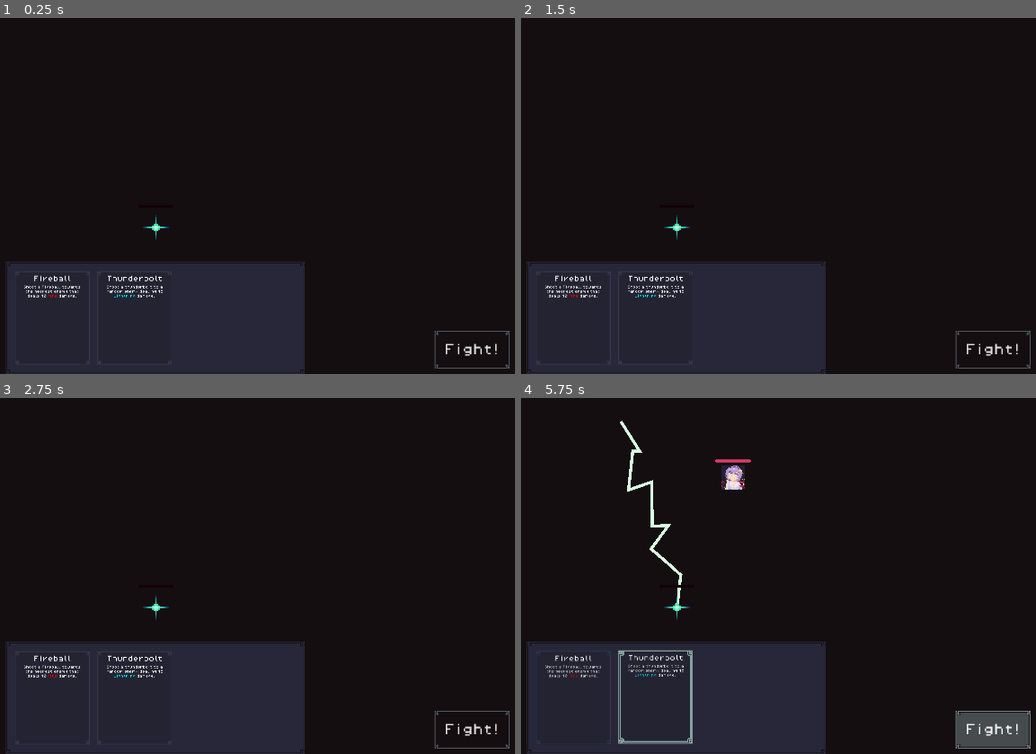
Above: before the commit, frames 1-4 (two rows, left to right).
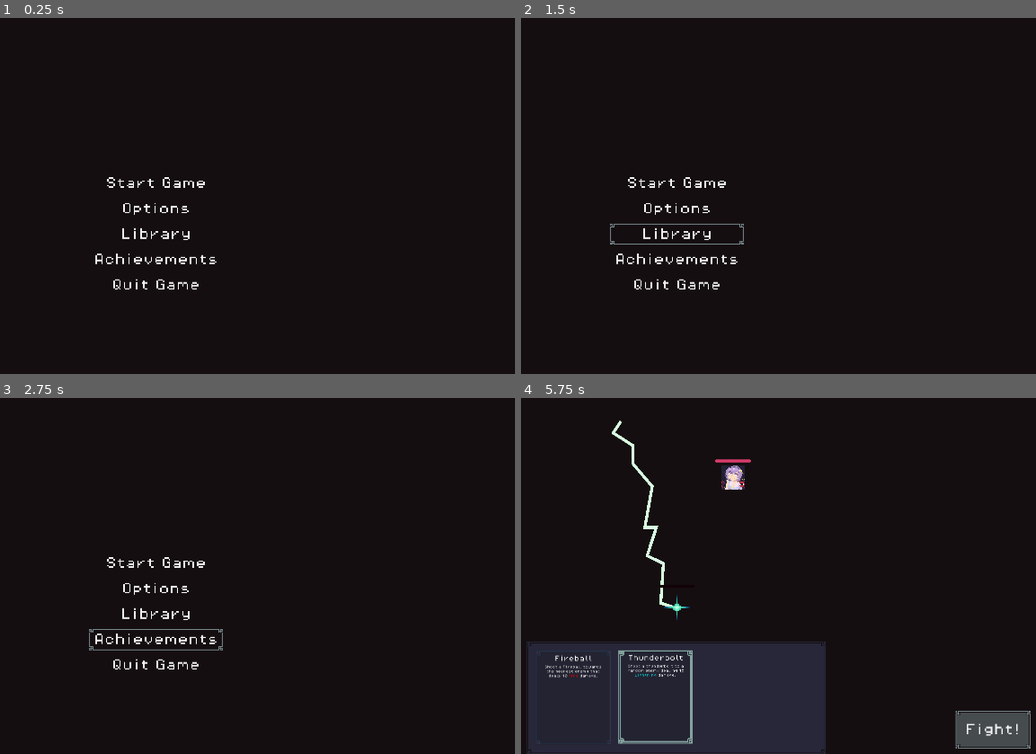
Above: after the commit, the same moments.

Repository: Jelmerrr/Grimoire
Game: Godot game, scene res://Scenes/TitleScreenScene.tscn
Same seed, same stepped clock (60 frames per second), same inputs: the game is played once before the commit and once after it. Before the commit the project starts from res://Scenes/BoardScene.tscn.
Inputs (mouse positions are in pixels of both pictures, inside the frame that each line leads up to):
- Up to frame 1 (0.25 s): no input
- Up to frame 2 (1.5 s): click (675, 210) at 0.5 s, where only the run after the commit has a clickable "Options"; click (675, 235) at 1.25 s, where only the run after the commit has a clickable "Library"
- Up to frame 3 (2.75 s): click (154, 640) at 2 s, where only the run after the commit has a clickable "Achievements"
- Up to frame 4 (5.75 s): click (675, 561) at 2.75 s, where only the run after the commit has a clickable "Start Game"; click "Fight!" at 3.5 s; click "Fight!" at 4.25 s; click "Fight!" at 5 s

The runs differ from the first frame. In frame 1, 19% of the frame differs, in the area x 1-99%, y 44-100%; in frame 2, 19%; in frame 3, 19%; in frame 4, 0.7%.

Commit message:
Title screen and scene manager

Diff:
--- /dev/null
+++ b/Assets/UI/Themes/TitleScreen_Button_UI_Theme.tres
@@ -0,0 +1,69 @@
+[gd_resource type="Theme" load_steps=8 format=3 uid="uid://yabf6oiw1re0"]
+
+[ext_resource type="FontFile" uid="uid://djhpuwc8o5esm" path="res://Assets/UI/Font/PixelOperator8.ttf" id="1_l1nx6"]
+[ext_resource type="Texture2D" uid="uid://cfdww6jaxwkmg" path="res://Assets/UI/Borders/fantasy-ui-borders.svg" id="2_ir5du"]
+
+[sub_resource type="StyleBoxEmpty" id="StyleBoxEmpty_6slqc"]
+
+[sub_resource type="StyleBoxEmpty" id="StyleBoxEmpty_3rwdf"]
+
+[sub_resource type="StyleBoxTexture" id="StyleBoxTexture_w0qhh"]
+content_margin_left = 12.0
+content_margin_top = 12.0
+content_margin_right = 12.0
+content_margin_bottom = 12.0
+texture = ExtResource("2_ir5du")
+texture_margin_left = 11.870719
+texture_margin_top = 12.0
+texture_margin_right = 12.0
+texture_margin_bottom = 12.0
+region_rect = Rect2(860, 164, 48, 48)
+modulate_color = Color(0.46666667, 0.53333336, 0.54901963, 1)
+draw_center = false
+
+[sub_resource type="StyleBoxTexture" id="StyleBoxTexture_l1nx6"]
+texture = ExtResource("2_ir5du")
+texture_margin_left = 12.0
+texture_margin_top = 12.0
+texture_margin_right = 12.0
+texture_margin_bottom = 12.0
+region_rect = Rect2(860, 164, 48, 48)
+modulate_color = Color(1, 1, 1, 0)
+
+[sub_resource type="StyleBoxTexture" id="StyleBoxTexture_y6x30"]
+content_margin_left = 12.0
+content_margin_top = 12.0
+content_margin_right = 12.0
+content_margin_bottom = 12.0
+texture = ExtResource("2_ir5du")
+texture_margin_left = 12.0
+texture_margin_top = 12.0
+texture_margin_right = 12.0
+texture_margin_bottom = 12.0
+region_rect = Rect2(350, 424, 48, 48)
+
+[resource]
+Button/colors/font_color = Color(0.9490196, 0.9490196, 0.9490196, 1)
+Button/colors/font_disabled_color = Color(0.875, 0.875, 0.875, 0.5)
+Button/colors/font_focus_color = Color(0.9490196, 0.9490196, 0.9490196, 1)
+Button/colors/font_hover_color = Color(0.95, 0.95, 0.95, 1)
+Button/colors/font_hover_pressed_color = Color(1, 1, 1, 1)
+Button/colors/font_outline_color = Color(0, 0, 0, 1)
+Button/colors/font_pressed_color = Color(1, 1, 1, 1)
+Button/colors/icon_disabled_color = Color(1, 1, 1, 0.4)
+Button/colors/icon_focus_color = Color(1, 1, 1, 1)
+Button/colors/icon_hover_color = Color(1, 1, 1, 1)
+Button/colors/icon_hover_pressed_color = Color(1, 1, 1, 1)
+Button/colors/icon_normal_color = Color(1, 1, 1, 1)
+Button/colors/icon_pressed_color = Color(1, 1, 1, 1)
+Button/constants/align_to_largest_stylebox = 0
+Button/constants/h_separation = 4
+Button/constants/icon_max_width = 0
+Button/constants/outline_size = 0
+Button/font_sizes/font_size = 32
+Button/fonts/font = ExtResource("1_l1nx6")
+Button/styles/disabled = SubResource("StyleBoxEmpty_6slqc")
+Button/styles/focus = SubResource("StyleBoxEmpty_3rwdf")
+Button/styles/hover = SubResource("StyleBoxTexture_w0qhh")
+Button/styles/normal = SubResource("StyleBoxTexture_l1nx6")
+Button/styles/pressed = SubResource("StyleBoxTexture_y6x30")
--- a/Scenes/TitleScreenScene.tscn
+++ b/Scenes/TitleScreenScene.tscn
@@ -1,3 +1,28 @@
-[gd_scene format=3 uid="uid://vl7uj8cdqhru"]
+[gd_scene load_steps=3 format=3 uid="uid://vl7uj8cdqhru"]
+
+[ext_resource type="PackedScene" uid="uid://dvj3odxc8ao67" path="res://Scenes/UI/TitleScreenUI.tscn" id="1_7eoje"]
+
+[sub_resource type="StyleBoxFlat" id="StyleBoxFlat_i7bqv"]
+bg_color = Color(0.08235294, 0.05490196, 0.0627451, 1)
 
 [node name="TitleScreenScene" type="Node2D"]
+
+[node name="CanvasLayer" type="CanvasLayer" parent="."]
+
+[node name="Panel" type="Panel" parent="CanvasLayer"]
+anchors_preset = 8
+anchor_left = 0.5
+anchor_top = 0.5
+anchor_right = 0.5
+anchor_bottom = 0.5
+offset_left = -960.0
+offset_top = -540.0
+offset_right = 960.0
+offset_bottom = 540.0
+grow_horizontal = 2
+grow_vertical = 2
+size_flags_horizontal = 3
+size_flags_vertical = 3
+theme_override_styles/panel = SubResource("StyleBoxFlat_i7bqv")
+
+[node name="TitleScreenUI" parent="CanvasLayer" instance=ExtResource("1_7eoje")]
--- /dev/null
+++ b/Scenes/UI/TitleScreenUI.tscn
@@ -0,0 +1,67 @@
+[gd_scene load_steps=4 format=3 uid="uid://dvj3odxc8ao67"]
+
+[ext_resource type="Script" uid="uid://cq1knrmyjhhv1" path="res://Scripts/Controllers/TitleScreenUIController.gd" id="1_2r66c"]
+[ext_resource type="Theme" uid="uid://yabf6oiw1re0" path="res://Assets/UI/Themes/TitleScreen_Button_UI_Theme.tres" id="1_fu1qb"]
+
+[sub_resource type="StyleBoxEmpty" id="StyleBoxEmpty_fu1qb"]
+
+[node name="TitleScreenUI" type="Control"]
+layout_mode = 3
+anchors_preset = 15
+anchor_right = 1.0
+anchor_bottom = 1.0
+grow_horizontal = 2
+grow_vertical = 2
+script = ExtResource("1_2r66c")
+
+[node name="MenuButtonContainer" type="VBoxContainer" parent="."]
+layout_mode = 1
+anchors_preset = 13
+anchor_left = 0.5
+anchor_right = 0.5
+anchor_bottom = 1.0
+offset_left = -178.0
+offset_right = 178.0
+grow_horizontal = 2
+grow_vertical = 2
+
+[node name="TopScreenFiller" type="Panel" parent="MenuButtonContainer"]
+layout_mode = 2
+size_flags_vertical = 3
+theme_override_styles/panel = SubResource("StyleBoxEmpty_fu1qb")
+
+[node name="MenuButtonVbox" type="VBoxContainer" parent="MenuButtonContainer"]
+layout_mode = 2
+size_flags_vertical = 3
+theme_override_constants/separation = 12
+
+[node name="StartGame_Button" type="Button" parent="MenuButtonContainer/MenuButtonVbox"]
+layout_mode = 2
+theme = ExtResource("1_fu1qb")
+text = "Start Game"
+
+[node name="Options_Button" type="Button" parent="MenuButtonContainer/MenuButtonVbox"]
+layout_mode = 2
+theme = ExtResource("1_fu1qb")
+text = "Options"
+
+[node name="Library_Button" type="Button" parent="MenuButtonContainer/MenuButtonVbox"]
+layout_mode = 2
+theme = ExtResource("1_fu1qb")
+text = "Library"
+
+[node name="Achievements_Button" type="Button" parent="MenuButtonContainer/MenuButtonVbox"]
+layout_mode = 2
+theme = ExtResource("1_fu1qb")
+text = "Achievements"
+
+[node name="QuitGame_Button" type="Button" parent="MenuButtonContainer/MenuButtonVbox"]
+layout_mode = 2
+theme = ExtResource("1_fu1qb")
+text = "Quit Game"
+
+[connection signal="pressed" from="MenuButtonContainer/MenuButtonVbox/StartGame_Button" to="." method="_on_start_game_button_pressed"]
+[connection signal="pressed" from="MenuButtonContainer/MenuButtonVbox/Options_Button" to="." method="_on_options_button_pressed"]
+[connection signal="pressed" from="MenuButtonContainer/MenuButtonVbox/Library_Button" to="." method="_on_library_button_pressed"]
+[connection signal="pressed" from="MenuButtonContainer/MenuButtonVbox/Achievements_Button" to="." method="_on_achievements_button_pressed"]
+[connection signal="pressed" from="MenuButtonContainer/MenuButtonVbox/QuitGame_Button" to="." method="_on_quit_game_button_pressed"]
--- /dev/null
+++ b/Scripts/Controllers/TitleScreenUIController.gd
@@ -0,0 +1,20 @@
+extends Control
+
+func _on_start_game_button_pressed() -> void:
+	UtilsSceneManager.switch_scene(UtilsSceneManager.BOARD_SCENE)
+
+
+func _on_options_button_pressed() -> void:
+	pass # Replace with function body.
+
+
+func _on_library_button_pressed() -> void:
+	pass # Replace with function body.
+
+
+func _on_achievements_button_pressed() -> void:
+	pass # Replace with function body.
+
+
+func _on_quit_game_button_pressed() -> void:
+	get_tree().quit()
--- /dev/null
+++ b/Scripts/Globals/Utils/UtilsSceneManager.gd
@@ -0,0 +1,21 @@
+extends Node
+
+const BOARD_SCENE = preload("uid://bdx3eg3w0wwmw")
+const TITLE_SCREEN_SCENE = preload("uid://vl7uj8cdqhru")
+
+var current_scene = null
+
+# Called when the node enters the scene tree for the first time.
+func _ready() -> void:
+	var root = get_tree().root
+	current_scene = root.get_child(root.get_child_count() - 1)
+
+func switch_scene(res_path):
+	call_deferred("deferred_switch_scene", res_path)
+
+func deferred_switch_scene(res_path):
+	current_scene.free()
+	var s = res_path
+	current_scene = s.instantiate()
+	get_tree().root.add_child(current_scene)
+	get_tree().current_scene = current_scene
--- a/project.godot
+++ b/project.godot
@@ -11,7 +11,7 @@
 [application]
 
 config/name="Grimoire"
-run/main_scene="uid://bdx3eg3w0wwmw"
+run/main_scene="uid://vl7uj8cdqhru"
 config/features=PackedStringArray("4.5", "Forward Plus")
 config/icon="res://icon.svg"
 
@@ -22,6 +22,7 @@
 UtilsRngHandler="*res://Scripts/Globals/Utils/UtilsRNG_Handler.gd"
 UtilsGlobalVariables="*res://Scripts/Globals/Utils/UtilsGlobalVariables.gd"
 UtilsGlobalFunctions="*res://Scripts/Globals/Utils/UtilsGlobalFunctions.gd"
+UtilsSceneManager="*res://Scripts/Globals/Utils/UtilsSceneManager.gd"
 
 [display]
 
Not shown, added: Scripts/Controllers/TitleScreenUIController.gd.uid
Not shown, added: Scripts/Globals/Utils/UtilsSceneManager.gd.uid
